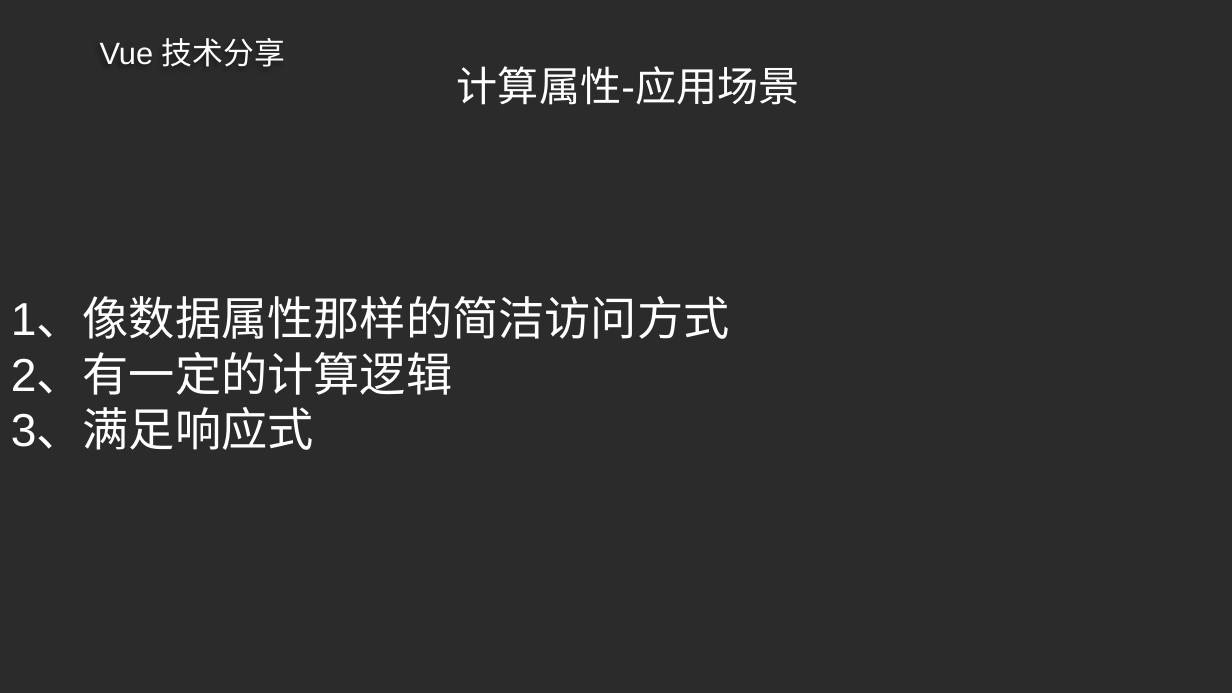
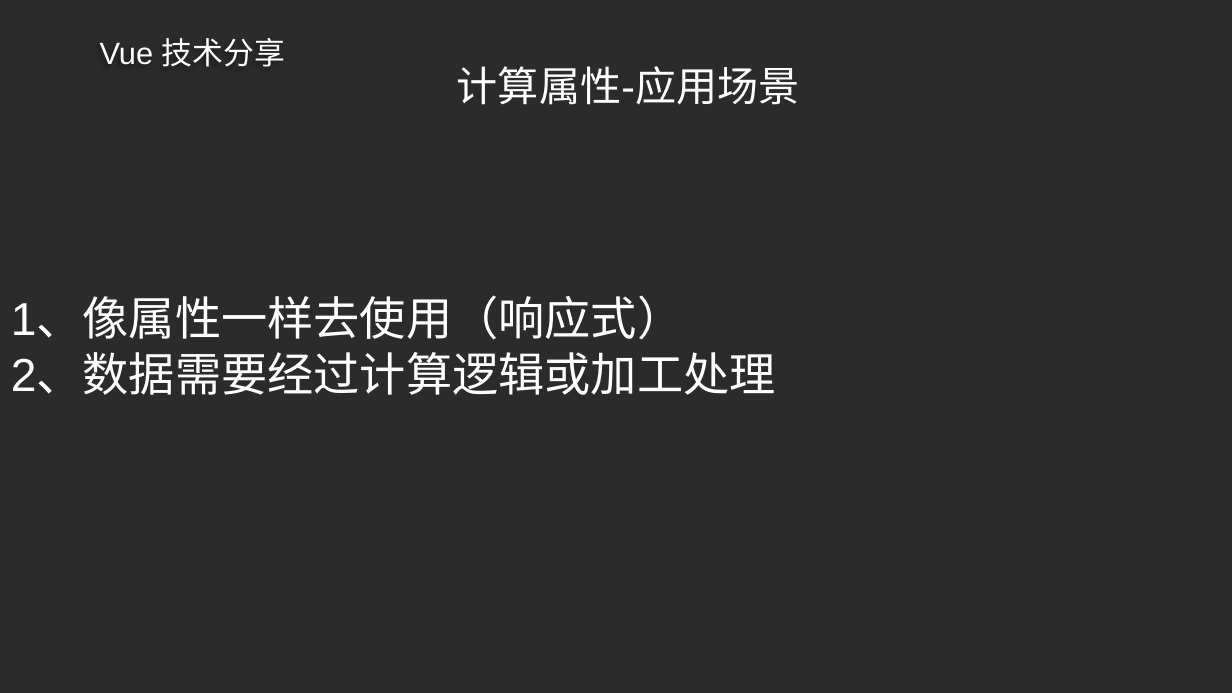
Before and after one commit to ldjdd/traing-library, a slide deck: slide 24 of vue/成稿.pptx. Drawn at 1232x693 pixels with LibreOffice and Linux fonts; fonts in the diff are those of the drawing; background and template pictures are left out; a plain dark background stands for a picture behind light text. Boxes give left, top, right and bottom in pixels: in the first picture for what was removed or moved away, otherwise in the second. Text is boxed around its words. In the diff, an @@ line names an element or a change of style, - is before the commit and + after.

Commit message:
计算属性教案资料准备

```diff
--- a/vue/成稿.pptx
+++ b/vue/成稿.pptx
@@ text at bbox=[11, 299, 776, 395]: text changed @@
-1、像数据属性那样的简洁访问方式
-2、有一定的计算逻辑
-3、满足响应式
+1、像属性一样去使用（响应式）
+2、数据需要经过计算逻辑或加工处理
```
Also in this commit, not shown: 1 other slide changed, 2 other files.
